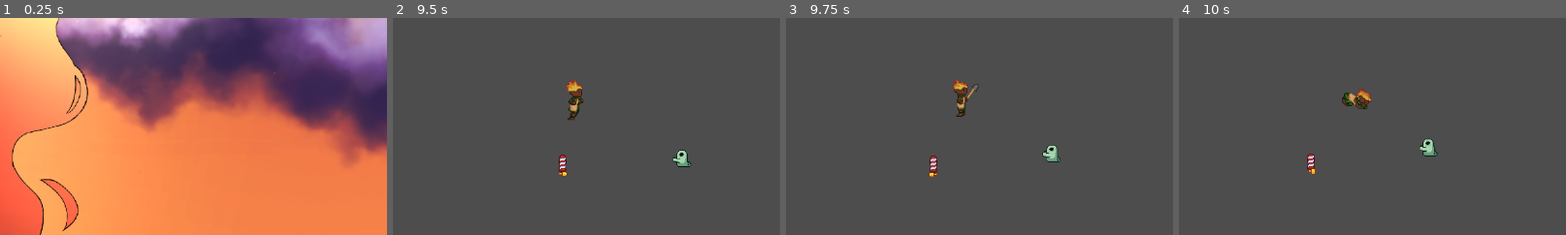
Above: before the commit, frames 1-4 (left to right).
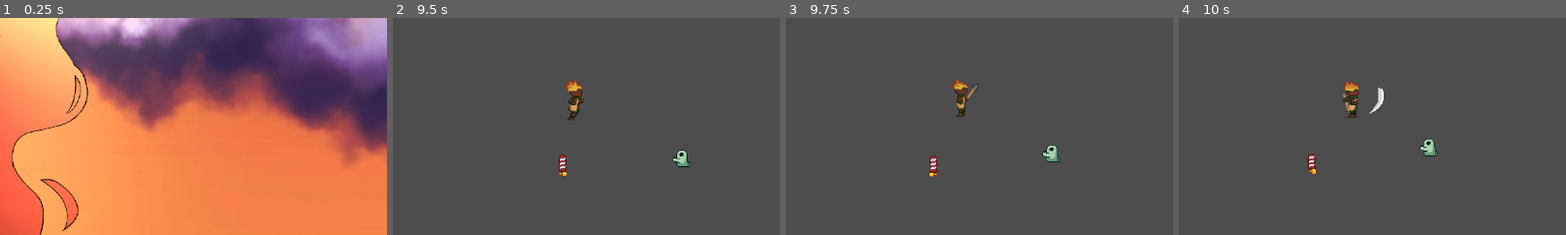
Above: after the commit, the same moments.

Repository: carolinalimaal/tekoha
Game: Godot game, scene res://UI/main_menu/main_menu.tscn
Same seed, same stepped clock (60 frames per second), same inputs: the game is played once before the commit and once after it.
Inputs (mouse positions are % of the whole screen's width and height, from its top left):
- Up to frame 1 (0.25 s): no input
- Up to frame 2 (9.5 s): click "Novo Jogo" at 0.5 s; click "Novo Jogo" at 1.25 s; click "Carregar Jogo" at 2 s; tap Enter at 2.75 s; move the mouse to (45, 70) at 2.77 s; hold W (move_up) 2.78-4.28 s; right-click (45, 70) at 2.85 s; move the mouse to (80, 65) at 3.52 s; click (80, 65) at 3.6 s; right-click (80, 65) at 3.8 s; move the mouse to (20, 35) at 4.27 s; hold R (interact) 4.28-5.03 s; hold A (move_left) 4.28-5.78 s; right-click (20, 35) at 4.55 s; move the mouse to (55, 50) at 5.02 s; right-click (55, 50) at 5.1 s; move the mouse to (35, 25) at 5.77 s; hold S (move_down) 5.78-6.53 s; right-click (35, 25) at 5.85 s; move the mouse to (72, 45) at 6.52 s; hold D (move_right) 6.53-7.28 s; click (72, 45) at 6.6 s; right-click (72, 45) at 6.8 s; move the mouse to (30, 55) at 7.27 s; hold W (move_up) 7.28-8.03 s; hold R (interact) 7.28-8.03 s; right-click (30, 55) at 7.55 s; move the mouse to (60, 28) at 8.02 s; hold D (move_right) from 8.03 s (still down); right-click (60, 28) at 8.1 s; move the mouse to (45, 70) at 8.77 s; right-click (45, 70) at 8.85 s
- Up to frame 3 (9.75 s): keep holding D (move_right); move the mouse to (80, 65) at 9.52 s; click (80, 65) at 9.6 s
- Up to frame 4 (10 s): keep holding D (move_right); right-click (80, 65) at 9.8 s
The pictures show only the part of the screen within x 28-78%, y 31-81%; the shares and areas given below are measured in that part.

Frames 1-3 are identical in both runs. In frame 4, 1.1% of the frame differs, in the area x 33-67%, y 29-72%.

Commit message:
fix: bloquear cambalhota em ATTACK,1 ATTACK_END ou ATTACK2

Diff:
--- a/tekoha/entities/player/player.gd
+++ b/tekoha/entities/player/player.gd
@@ -53,7 +53,11 @@
 		else:
 			state_machine.current_state.transition_to("attack2")
 	elif GlobalRefs.input_manager.get_action_pressed("roll") and can_roll:
-		state_machine.current_state.transition_to("roll")
+		# Bloquear rolagem se estiver em ATTACK1, ATTACK_END ou ATTACK2
+		if state_machine.current_state.name in ["Attack1", "AttackEnd", "Attack2"]:
+			return
+
+		state_machine.current_state.transition_to("Roll")
 
 func get_direction() -> Vector2:
 	return GlobalRefs.input_manager.get_movement_vector().normalized()
